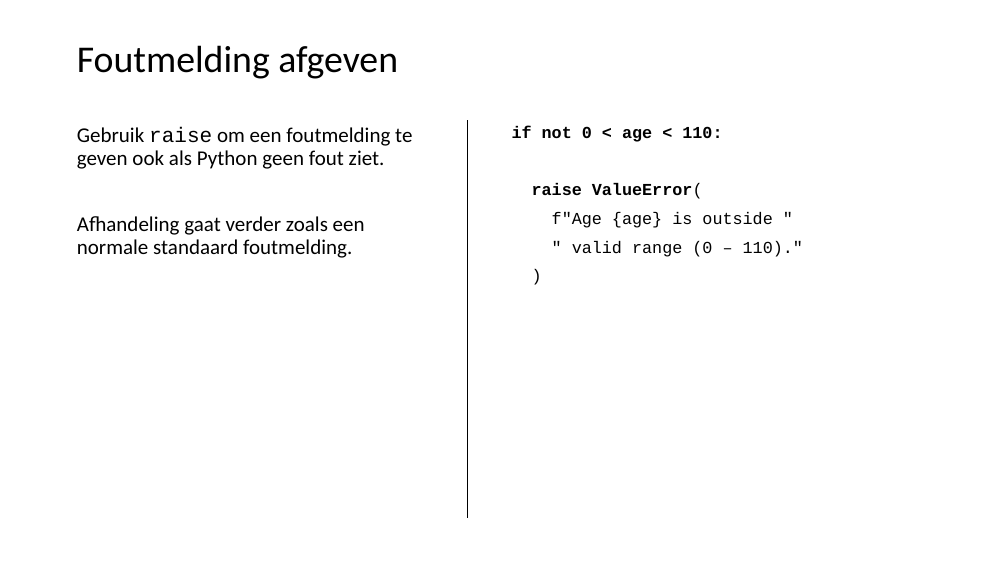
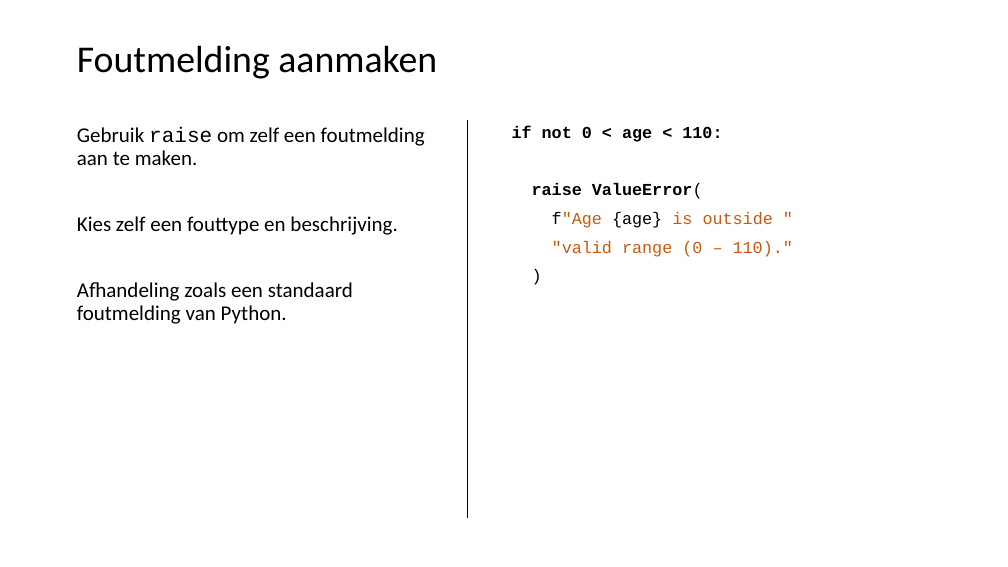
Before and after one commit to LFKoning/knowledge-sharing, a slide deck: slide 41 of python_trainees/2_production_code/python_traineeship_2.pptx (slide 40 before the commit). Drawn at 1008x567 pixels with LibreOffice and Linux fonts; fonts in the diff are those of the drawing. Boxes give left, top, right and bottom in pixels: in the first picture for what was removed or moved away, otherwise in the second. Text is boxed around its words. In the diff, an @@ line names an element or a change of style, - is before the commit and + after.

Commit message:
Finalize Python trainees part 2

```diff
--- a/python_trainees/2_production_code/python_traineeship_2.pptx
+++ b/python_trainees/2_production_code/python_traineeship_2.pptx
@@ title at [77,45,437,79]: text changed @@
-Foutmelding afgeven
+Foutmelding aanmaken
@@ text at [77,127,425,324]: text changed @@
-Gebruik raise om een foutmelding te geven ook als Python geen fout ziet.
-Afhandeling gaat verder zoals een normale standaard foutmelding.
+Gebruik raise om zelf een foutmelding aan te maken.
+Kies zelf een fouttype en beschrijving.
+Afhandeling zoals een standaard foutmelding van Python.
@@ text at [552,212,773,228]: text colour #000000 to #C55A11 in "f"Age is outside "" @@
@@ text at [552,241,793,257]: text changed; text colour #000000 to #C55A11 @@
-" valid range (0 – 110)."
+"valid range (0 – 110)."
```
Also in this commit, not shown: 25 other slides changed, 1 slide added, 20 other files.
